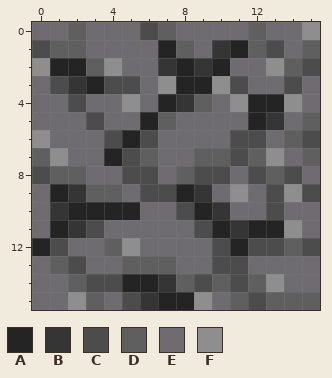
A pixel-art sprite gets an edit: Assets/Sprites/Map/StoneCracked.png. Above: the version before the commit.
The file is 16x16 pixels.
Palette (. is transparent): A #242424  B #353535  C #4d4c4d  D #5f5f5f  E #6f6c71  F #8e8e8e
After:
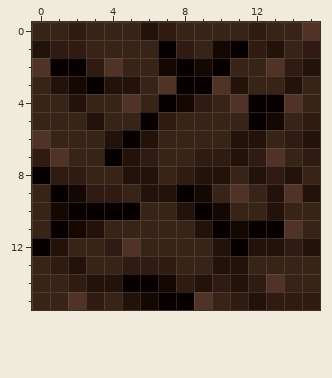
From old to new:
{"colour":"A","old":"#242424","new":"#080000"}
{"colour":"B","old":"#353535","new":"#150802"}
{"colour":"C","old":"#4d4c4d","new":"#221209"}
{"colour":"D","old":"#5f5f5f","new":"#2f1b12"}
{"colour":"E","old":"#6f6c71","new":"#382317"}
{"colour":"F","old":"#8e8e8e","new":"#503326"}
{"y":8,"x":0,"old":"C","new":"A"}
{"label":"changed","picture_box":[32,22,320,310]}
